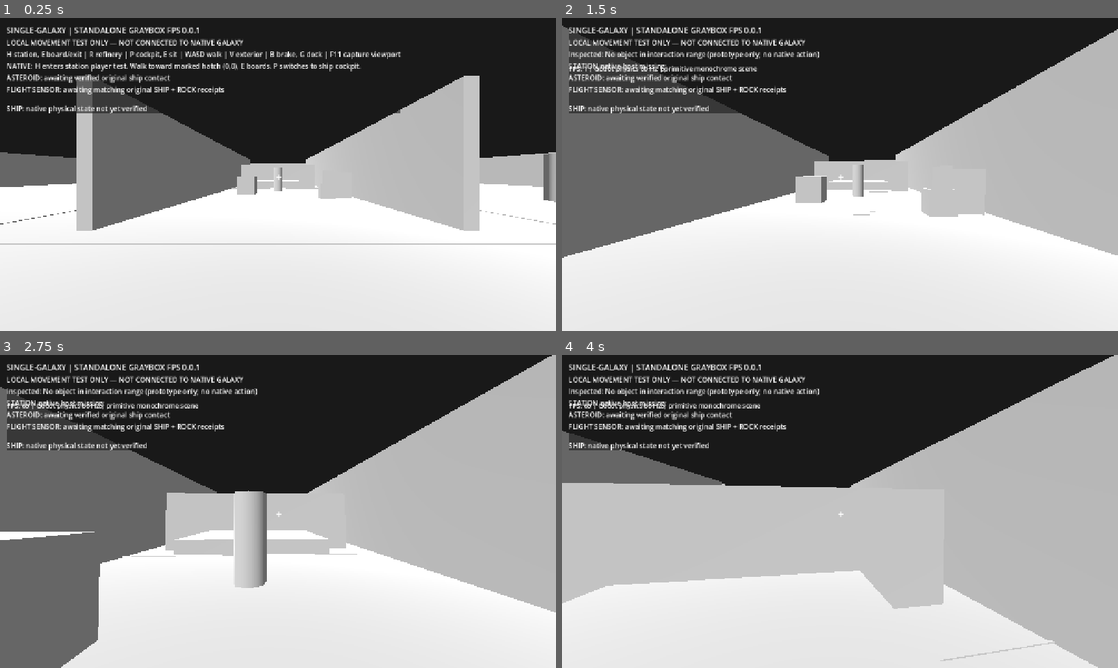
Above: before the commit, frames 1-4 (two rows, left to right).
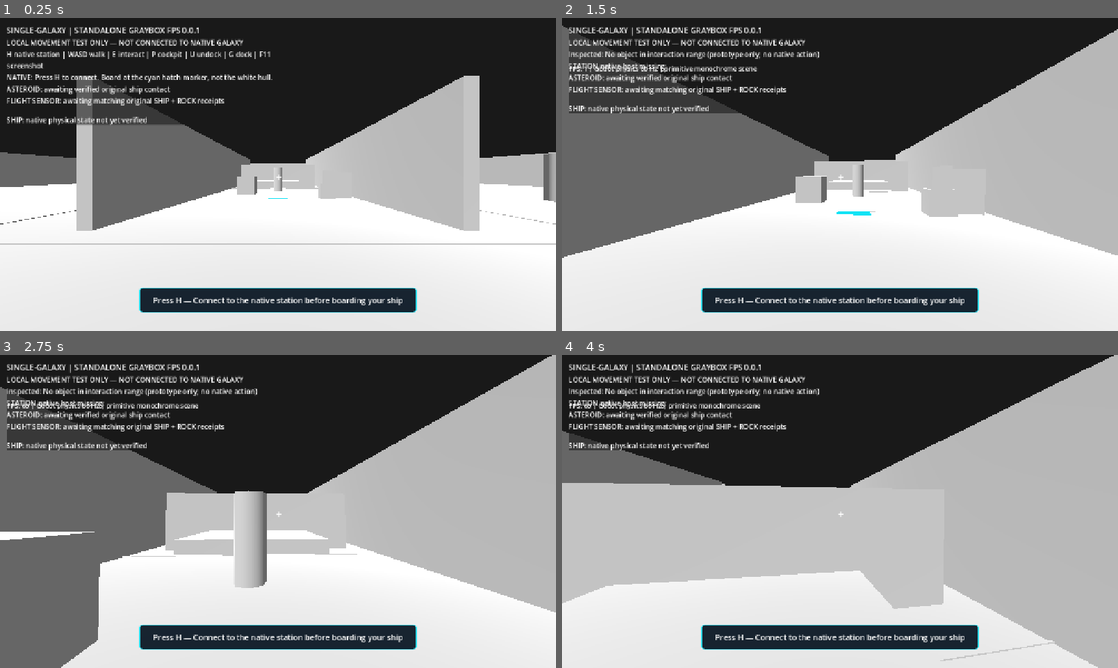
Above: after the commit, the same moments.

Repository: vjmichael/Single-galaxy
Game: Godot game, scene res://world/main.tscn
Two runs of this game, one before a commit and one after it. Both use one fixed random seed, a clock stepped at 60 frames per second and the inputs below.
Inputs (mouse positions are in pixels of both pictures, inside the frame that each line leads up to):
- Up to frame 1 (0.25 s): no input
- Up to frame 2 (1.5 s): tap H at 0.5, 1.25 s; move the mouse to (867, 174) at 0.52 s; hold W (fps_forward) from 0.53 s (still down); tap E (fps_inspect) at 0.6, 1.35 s; click (867, 174) at 0.67 s; tap Space (fps_jump) at 0.77 s; move the mouse to (812, 174) at 1.27 s; click (812, 174) at 1.42 s
- Up to frame 3 (2.75 s): keep holding W (fps_forward); tap Space (fps_jump) at 1.52 s; tap H at 2 s; move the mouse to (289, 505) at 2.02 s; hold Shift (fps_run) from 2.03 s (still down); click (289, 505) at 2.17 s; tap E (fps_inspect) at 2.3 s
- Up to frame 4 (4 s): keep holding W (fps_forward); tap H at 2.75, 3.5 s; move the mouse to (834, 517) at 2.77 s; release Shift (fps_run) at 2.78 s; tap G (ship_dock) at 2.85 s; click (834, 517) at 2.92 s; tap Space (fps_jump) at 3.02, 3.77 s; tap E (fps_inspect) at 3.05, 3.8 s; move the mouse to (878, 514) at 3.52 s; hold U (ship_undock) from 3.53 s (still down); click (878, 514) at 3.67 s

The runs differ from the first frame. In frame 1, 8.2% of the frame differs, in the area x 1-75%, y 10-95%; in frame 2, 4.0%; in frame 3, 3.9%; in frame 4, 3.9%.

Commit message:
FP3D-UX-01 [skip ci]: glowing authoritative hatch marker, native-receipt-bound context prompt and legible wrapped HUD on actual Windows game

Diff:
--- a/desktop_godot/world/main.gd
+++ b/desktop_godot/world/main.gd
@@ -8,6 +8,7 @@
 const NATIVE_STATION_SESSION := preload("res://world/native_station_session.gd")
 const REFINERY_TERMINAL_UI := preload("res://world/refinery_terminal_ui.gd")
 const FLIGHT_INSTRUMENTS := preload("res://world/native_flight_instruments.gd")
+const INTERACTION_PROMPTS := preload("res://world/interaction_prompts.gd")
 const MONOCHROME := Color(0.76, 0.76, 0.76, 1.0)
 # Visual capsule center for 1.75 m tall collider; original C++ X/Z unchanged.
 const AVATAR_CENTER_HEIGHT_M := 0.90
@@ -15,6 +16,7 @@
 var player # assigned CharacterBody3D with runtime PlayerController.gd; signals are script-defined
 var scope_label: Label
 var status_label: Label
+var interaction_label: Label
 var fps_label: Label
 var native_label: Label
 var ship_label: Label
@@ -208,7 +210,12 @@
 	var tile := BoxMesh.new()
 	tile.size = Vector3(1.2, 0.015, 1.2)
 	hatch.mesh = tile
-	hatch.material_override = material
+	# Make the real native (0,0) boarding threshold visible against the
+	# monochrome ship hull. This mesh is NON-COLLIDING and cannot authorize E.
+	var hatch_color := StandardMaterial3D.new()
+	hatch_color.albedo_color = Color(0.08, 0.89, 0.96, 1.0)
+	hatch_color.shading_mode = BaseMaterial3D.SHADING_MODE_UNSHADED
+	hatch.material_override = hatch_color
 	hatch.position = Vector3(0.0, 0.02, 0.0)
 	_geometry_parent.add_child(hatch)
 
@@ -325,8 +332,10 @@
 	var panel := PanelContainer.new()
 	panel.position = Vector2(15, 15)
 	panel.custom_minimum_size = Vector2(680, 72)
+	panel.size = Vector2(680, 72)
 	hud.add_child(panel)
 	var contents := VBoxContainer.new()
+	contents.custom_minimum_size = Vector2(650, 0)
 	panel.add_child(contents)
 	var title := Label.new()
 	title.text = "SINGLE-GALAXY | STANDALONE GRAYBOX FPS 0.0.1"
@@ -336,10 +345,10 @@
 	scope_label.text = "LOCAL MOVEMENT TEST ONLY — NOT CONNECTED TO NATIVE GALAXY"
 	contents.add_child(scope_label)
 	status_label = Label.new()
-	status_label.text = "H station, E board/exit | R refinery | P cockpit, E sit | WASD walk | V exterior | B brake, G dock | F11 capture viewport"
+	status_label.text = "H native station | WASD walk | E interact | P cockpit | U undock | G dock | F11 screenshot"
 	contents.add_child(status_label)
 	native_label = Label.new()
-	native_label.text = "NATIVE: H enters station player test. Walk toward marked hatch (0,0), E boards. P switches to ship cockpit."
+	native_label.text = "NATIVE: Press H to connect. Board at the cyan hatch marker, not the white hull."
 	contents.add_child(native_label)
 	asteroid_label = Label.new()
 	asteroid_label.text = "ASTEROID: awaiting verified original ship contact"
@@ -353,6 +362,11 @@
 	ship_label = Label.new()
 	ship_label.text = "SHIP: native physical state not yet verified"
 	contents.add_child(ship_label)
+	# Long C++ status/flight frames must wrap into separate rows, rather
+	# than overwrite each other on smaller physical Windows displays.
+	for line in [scope_label, status_label, native_label, asteroid_label,
+			flight_instrument_label, ship_label]:
+		line.autowrap_mode = TextServer.AUTOWRAP_WORD_SMART
 	fps_label = Label.new()
 	fps_label.position = Vector2(16, 105)
 	fps_label.add_theme_font_size_override("font_size", 15)
@@ -362,8 +376,52 @@
 	reticle.add_theme_font_size_override("font_size", 25)
 	reticle.set_anchors_and_offsets_preset(Control.PRESET_CENTER)
 	hud.add_child(reticle)
+	# Read-only world-state action guidance; separate from top-left diagnostics.
+	# Interaction never happens in this widget; E still flows through the
+	# protected native person/ship command path and C++ authorization.
+	var prompt := PanelContainer.new()
+	prompt.name = "InteractionPrompt"
+	prompt.set_anchors_preset(Control.PRESET_CENTER_BOTTOM)
+	prompt.offset_left = -320.0
+	prompt.offset_right = 320.0
+	prompt.offset_top = -100.0
+	prompt.offset_bottom = -42.0
+	prompt.mouse_filter = Control.MOUSE_FILTER_IGNORE
+	var prompt_style := StyleBoxFlat.new()
+	prompt_style.bg_color = Color(0.04, 0.09, 0.14, 0.94)
+	prompt_style.border_color = Color(0.08, 0.89, 0.96, 0.9)
+	prompt_style.set_border_width_all(2)
+	prompt_style.set_corner_radius_all(8)
+	prompt_style.set_content_margin_all(10.0)
+	prompt.add_theme_stylebox_override("panel", prompt_style)
+	hud.add_child(prompt)
+	interaction_label = Label.new()
+	interaction_label.name = "InteractionAction"
+	interaction_label.horizontal_alignment = HORIZONTAL_ALIGNMENT_CENTER
+	interaction_label.vertical_alignment = VERTICAL_ALIGNMENT_CENTER
+	interaction_label.autowrap_mode = TextServer.AUTOWRAP_WORD_SMART
+	interaction_label.add_theme_font_size_override("font_size", 18)
+	interaction_label.mouse_filter = Control.MOUSE_FILTER_IGNORE
+	interaction_label.text = "Press H — Connect to native station before boarding"
+	prompt.add_child(interaction_label)
 	refinery_terminal = REFINERY_TERMINAL_UI.new()
 	hud.add_child(refinery_terminal)
+
+func _refresh_interaction_prompt() -> void:
+	if not is_instance_valid(interaction_label):
+		return
+	var station_connected: bool = native_station_session != null and native_station_session.is_active()
+	var ship_connected: bool = native_player_session != null and native_player_session.is_active()
+	var person: Dictionary = {}
+	if station_connected:
+		person = native_station_session._person
+	var seated: bool = is_instance_valid(player) and bool(player.native_seated)
+	var display: String = INTERACTION_PROMPTS.hint(
+		station_connected, person, ship_connected, seated,
+		_last_native_dock, not _handoff_target.is_empty(),
+		INTERACTION_PROMPTS.action_key("fps_inspect", "E"))
+	if interaction_label.text != display:
+		interaction_label.text = display
 
 func _on_inspected(display_name: String) -> void:
 	status_label.text = "Inspected: " + display_name + " (prototype only; no native action)"
@@ -766,6 +824,7 @@
 		native_player_session.poll()
 	if native_station_session != null:
 		native_station_session.poll()
+	_refresh_interaction_prompt()
 
 	_fps_accumulator += delta
 	if _fps_accumulator >= 0.5 and is_instance_valid(fps_label):
